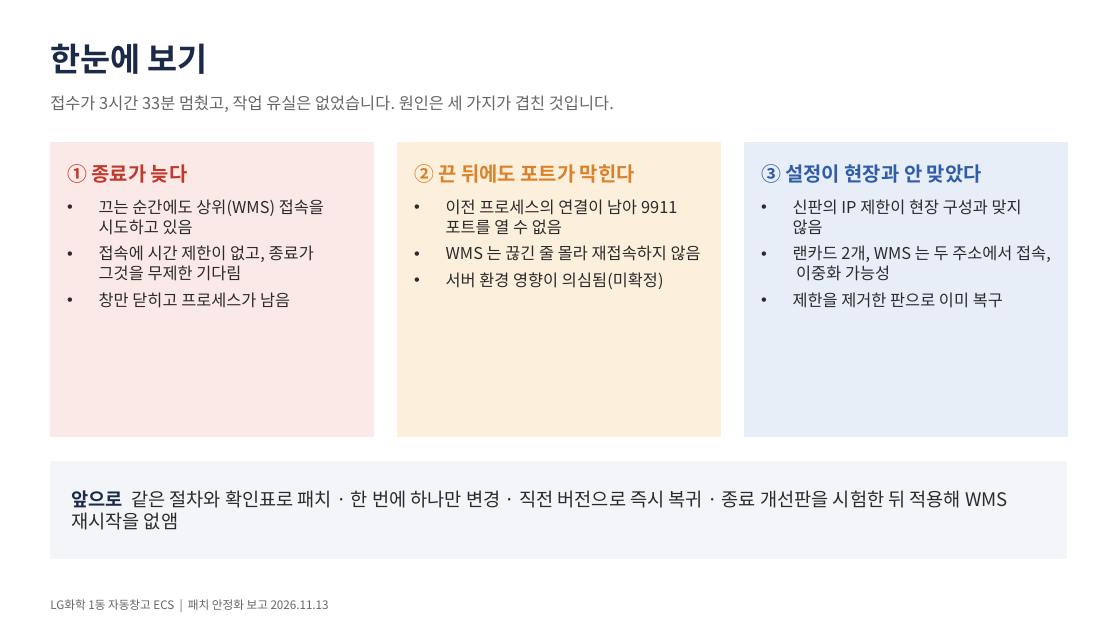
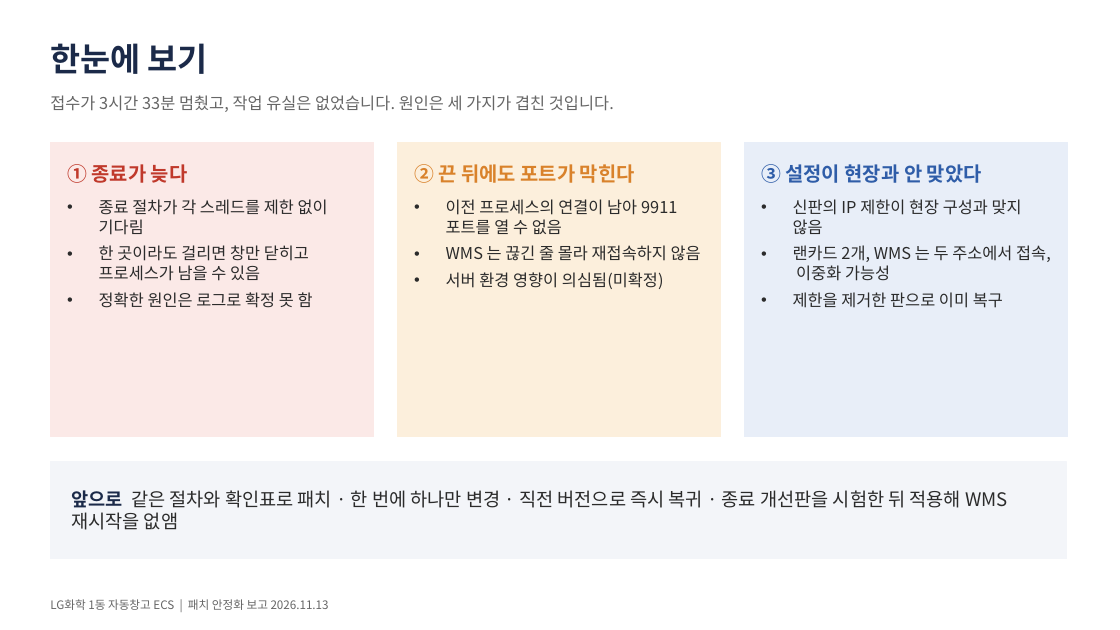
Before and after one commit to yeorijby-coder/LGLS_ALL, a slide deck: slide 2 of docs/산출물_20261113/패치_안정화_보고_요약_20261113.pptx. Drawn at 1120x630 pixels with LibreOffice and Linux fonts; fonts in the diff are those of the drawing. Boxes give left, top, right and bottom in pixels: in the first picture for what was removed or moved away, otherwise in the second. Text is boxed around its words. In the diff, an @@ line names an element or a change of style, - is before the commit and + after.

```diff
--- a/docs/산출물_20261113/패치_안정화_보고_요약_20261113.pptx
+++ b/docs/산출물_20261113/패치_안정화_보고_요약_20261113.pptx
@@ text at (x1=99, y1=199, x2=328, y2=308): text changed @@
-• 끄는 순간에도 상위(WMS) 접속을 시도하고 있음
-• 접속에 시간 제한이 없고, 종료가 그것을 무제한 기다림
-• 창만 닫히고 프로세스가 남음
+• 종료 절차가 각 스레드를 제한 없이 기다림
+• 한 곳이라도 걸리면 창만 닫히고 프로세스가 남을 수 있음
+• 정확한 원인은 로그로 확정 못 함
```
Also in this commit, not shown: 2 other slides changed, 3 other files.
